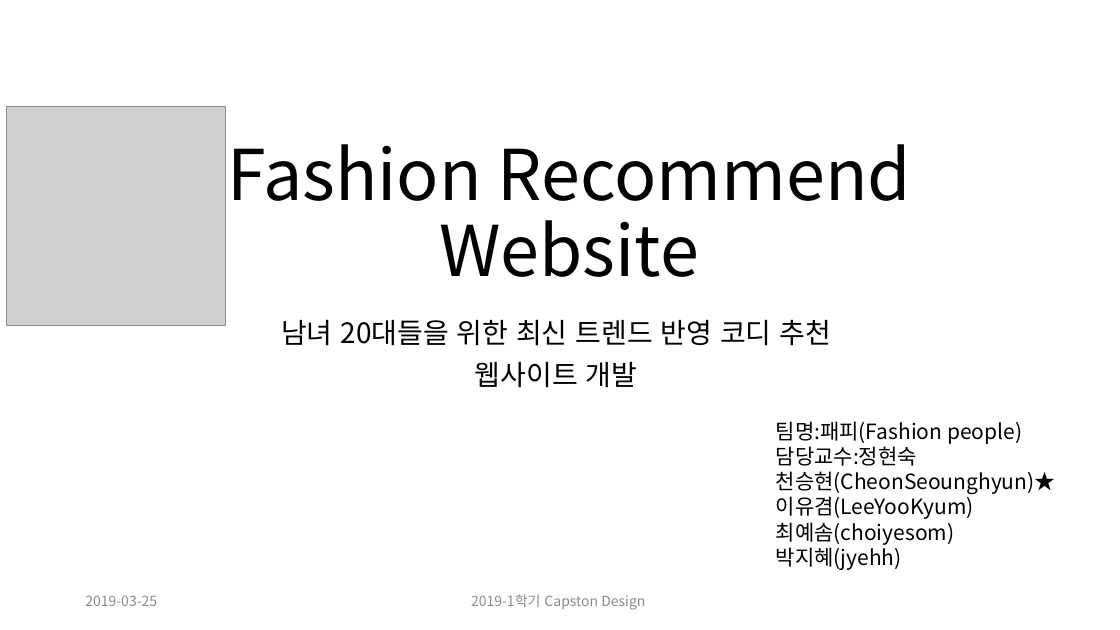
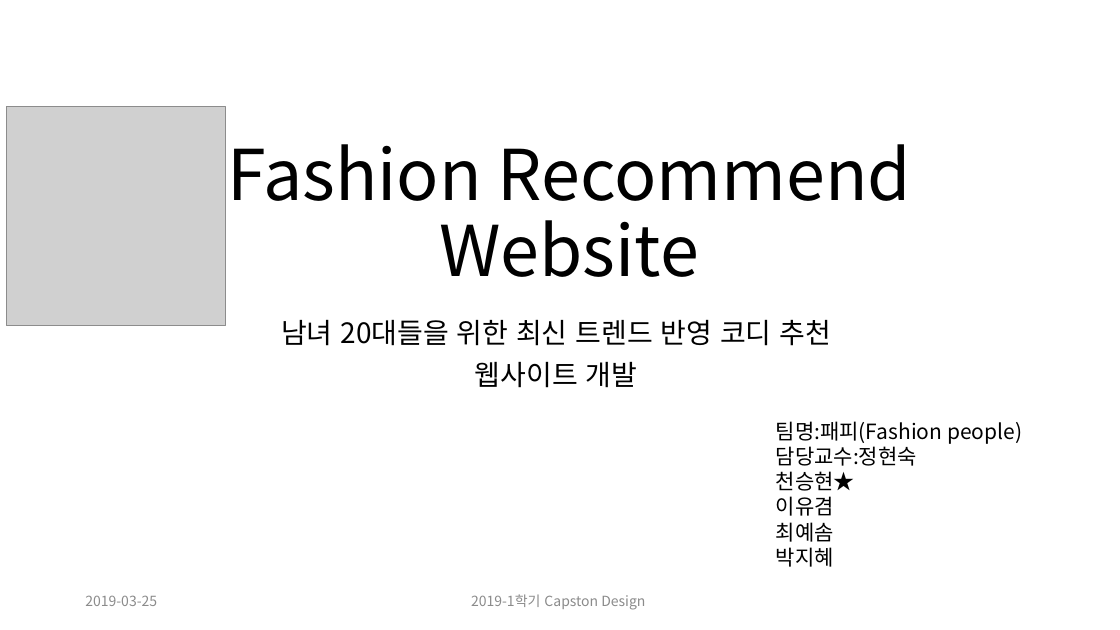
Before and after one commit to CheonSeounghyun/Coordination-Recommend, a slide deck: slide 1 of document/Capston Design Proposal_update(ppt).pptx. Drawn at 1120x630 pixels with LibreOffice and Linux fonts; fonts in the diff are those of the drawing; grey boxes stand for pictures. Boxes give left, top, right and bottom in pixels: in the first picture for what was removed or moved away, otherwise in the second. Text is boxed around its words. In the diff, an @@ line names an element or a change of style, - is before the commit and + after.

```diff
--- a/document/Capston Design Proposal_update(ppt).pptx
+++ b/document/Capston Design Proposal_update(ppt).pptx
@@ text at (x1=776, y1=471, x2=855, y2=567): text changed @@
-천승현(CheonSeounghyun)★
-이유겸(LeeYooKyum)
-최예솜(choiyesom)
-박지혜(jyehh)
+천승현★
+이유겸
+최예솜
+박지혜
```
Also in this commit, not shown: 9 other slides changed.
